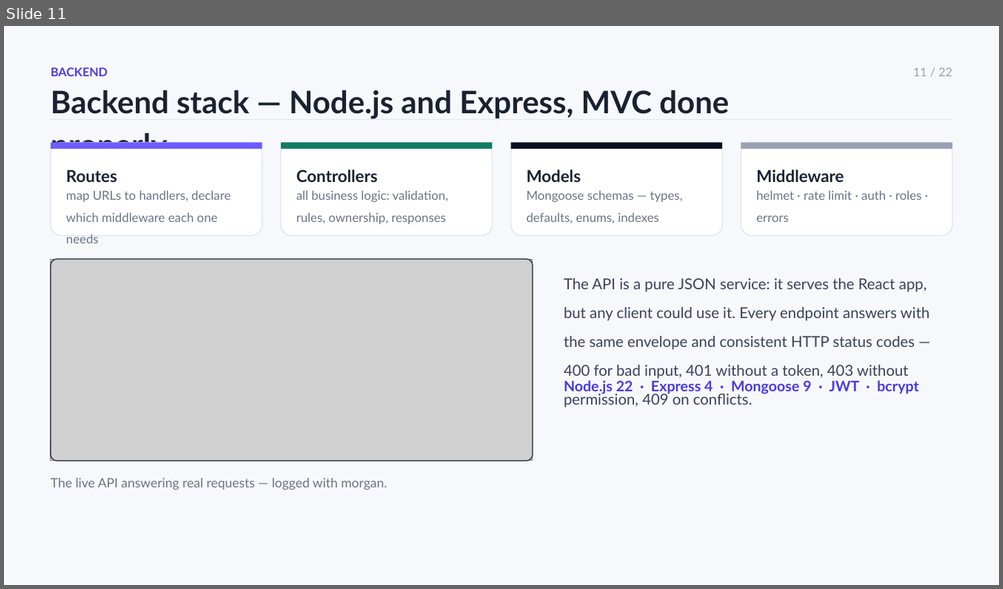
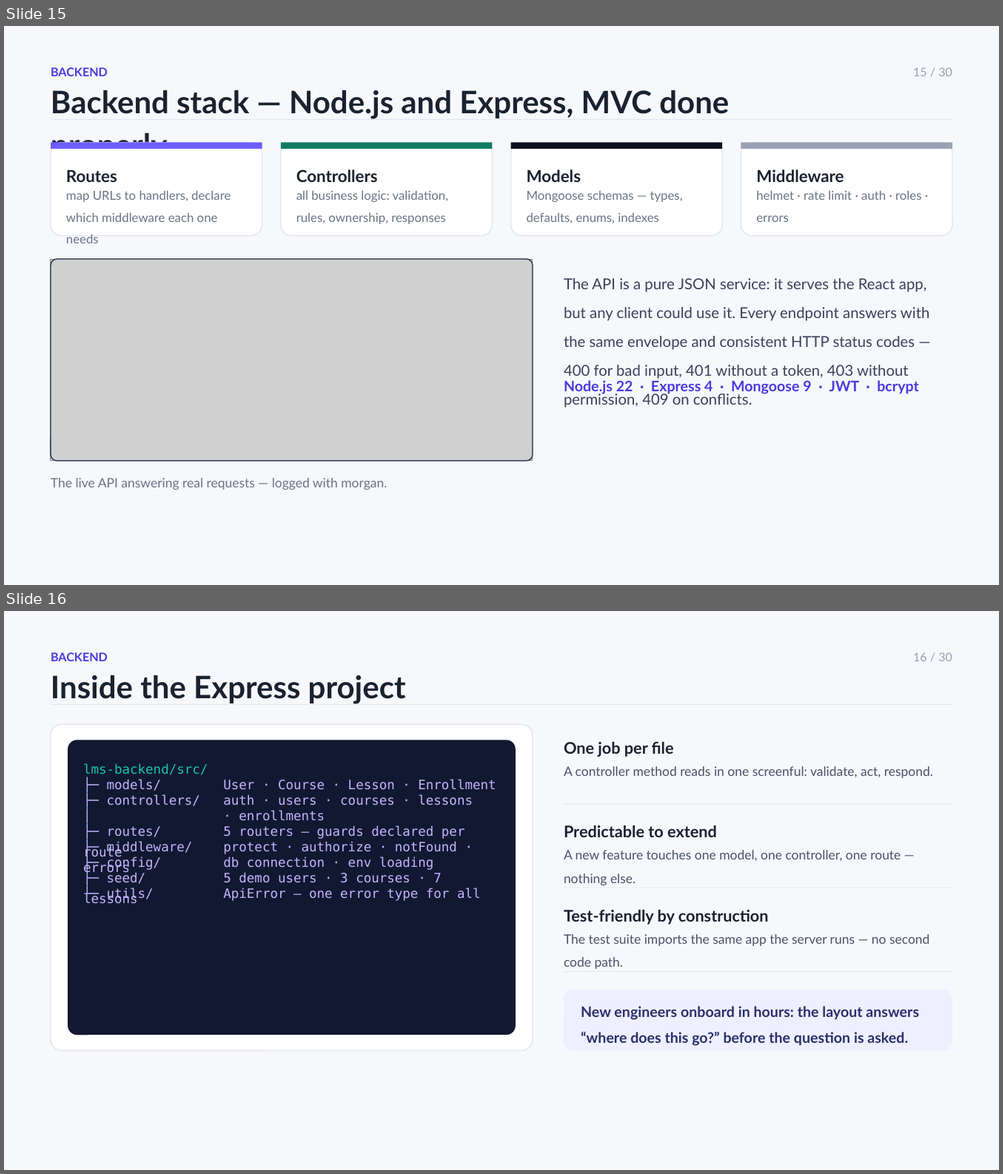
Before and after one commit to jackdangdev/LMS-web, a slide deck: docs/EduNova-Customer-Presentation.pptx. Shown one above the other, each under a label of ours: slide 11 before the commit, slides 15 and 16 after it. The pictures are 1003x589 and 1003x1174 pixels, drawn with LibreOffice and Linux fonts; fonts in the diff are those of the drawing; grey boxes stand for pictures. Boxes give left, top, right and bottom in pixels: in the first picture for what was removed or moved away, otherwise in the second. Text is boxed around its words. In the diff, an @@ line names an element or a change of style, - is before the commit and + after.

Commit message:
docs: extend customer presentation to 30 slides (8 new: release journey, feature focus x2, design system, express layout, error funnel, sample doc, operations)

```diff
--- a/docs/EduNova-Customer-Presentation.pptx
+++ b/docs/EduNova-Customer-Presentation.pptx
@@ slide 16 added at box(4, 611, 999, 1170), background #F7F8FC @@
@@ text added at box(51, 652, 108, 661), 11.5 pt, text #4A3AE0, bold @@
+BACKEND
@@ text added at box(913, 652, 952, 661), 11.5 pt, text #9AA1B4 @@
+16 / 30
@@ text added at box(51, 675, 406, 704), 30 pt, text #1A2230, bold @@
+Inside the Express project
@@ rectangle added at box(51, 704, 951, 705), fill #E3E6EF @@
@@ rounded rectangle added at box(51, 724, 532, 1051), fill #FFFFFF, outline #E3E6EF 1 pt @@
@@ rounded rectangle added at box(68, 740, 515, 1036), fill #111832 @@
@@ text added at box(563, 742, 674, 757), 15.5 pt, text #1A2230, bold @@
+One job per file
@@ text added at box(83, 763, 208, 775), 12.5 pt, text #19C8A6 @@
+lms-backend/src/
@@ text added at box(107, 779, 495, 791), 12.5 pt, text #C4B5FD @@
+├─ models/ User · Course · Lesson · Enrollment
@@ text added at box(563, 766, 933, 778), 12.5 pt, text #4A5268 @@
+A controller method reads in one screenful: validate, act, respond.
@@ text added at box(107, 795, 472, 806), 12.5 pt, text #C4B5FD @@
+├─ controllers/ auth · users · courses · lessons
@@ text added at box(239, 810, 324, 821), 12.5 pt, text #C4B5FD @@
+│ · enrollments
@@ rectangle added at box(563, 803, 952, 804), fill #E3E6EF @@
@@ text added at box(107, 826, 465, 839), 12.5 pt, text #C4B5FD @@
+├─ routes/ 5 routers — guards declared per route
@@ text added at box(563, 826, 717, 837), 15.5 pt, text #1A2230, bold @@
+Predictable to extend
@@ text added at box(107, 841, 457, 854), 12.5 pt, text #C4B5FD @@
+├─ middleware/ protect · authorize · notFound · errors
@@ text added at box(563, 850, 900, 886), 12.5 pt, text #4A5268 @@
+A new feature touches one model, one controller, one route — nothing else.
@@ text added at box(107, 857, 434, 870), 12.5 pt, text #C4B5FD @@
+├─ config/ db connection · env loading
@@ text added at box(107, 872, 441, 884), 12.5 pt, text #C4B5FD @@
+├─ seed/ 5 demo users · 3 courses · 7 lessons
@@ text added at box(107, 888, 481, 901), 12.5 pt, text #C4B5FD @@
+└─ utils/ ApiError — one error type for all
@@ rectangle added at box(563, 888, 952, 889), fill #E3E6EF @@
@@ text added at box(563, 910, 768, 925), 15.5 pt, text #1A2230, bold @@
+Test-friendly by construction
@@ text added at box(563, 934, 929, 969), 12.5 pt, text #4A5268 @@
+The test suite imports the same app the server runs — no second code path.
@@ rectangle added at box(563, 971, 952, 972), fill #E3E6EF @@
@@ rounded rectangle added at box(563, 990, 952, 1051), fill #EEF0FF @@
@@ text added at box(580, 1006, 919, 1046), 14 pt, text #2A2F6B, bold @@
+New engineers onboard in hours: the layout answers “where does this go?” before the question is asked.
@@ what was slide 11 is now slide 15 @@
@@ slide 15 changed as well @@
@@ text at box(913, 67, 952, 76): text changed @@
-11 / 22
+15 / 30
```
Also in this commit, not shown: 19 other slides changed, 7 other slides added, 1 other file.
